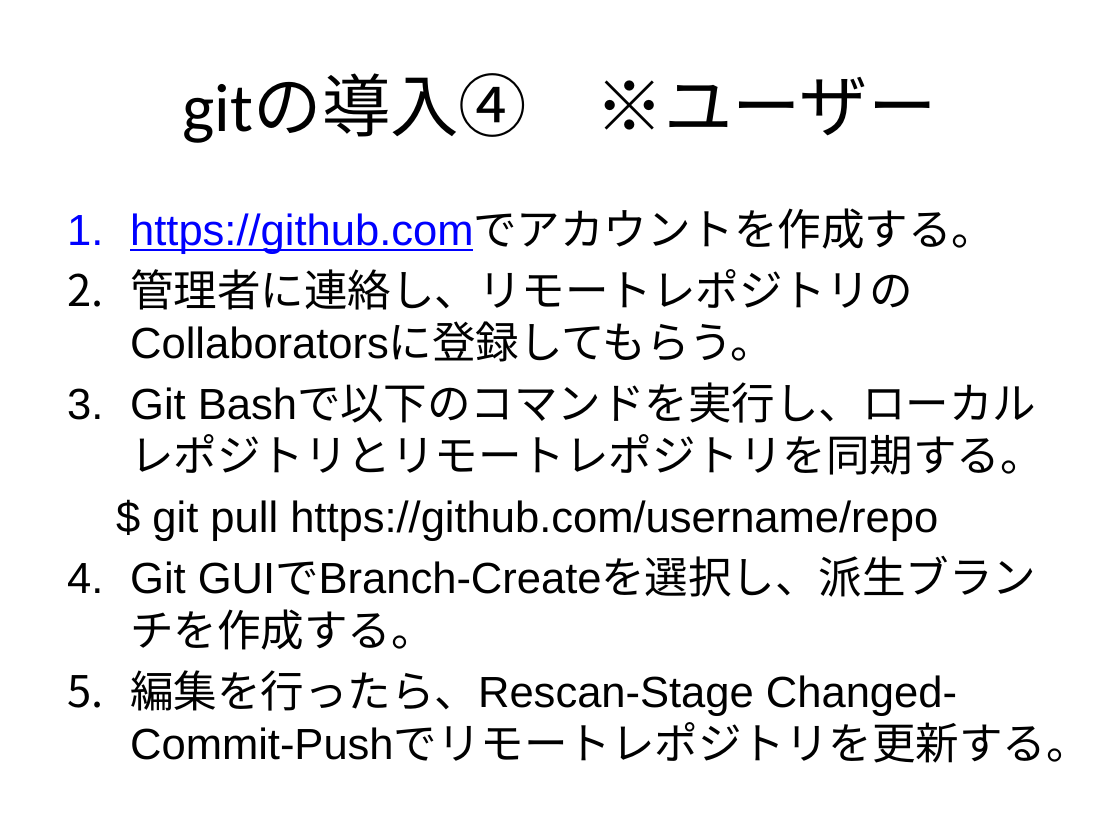
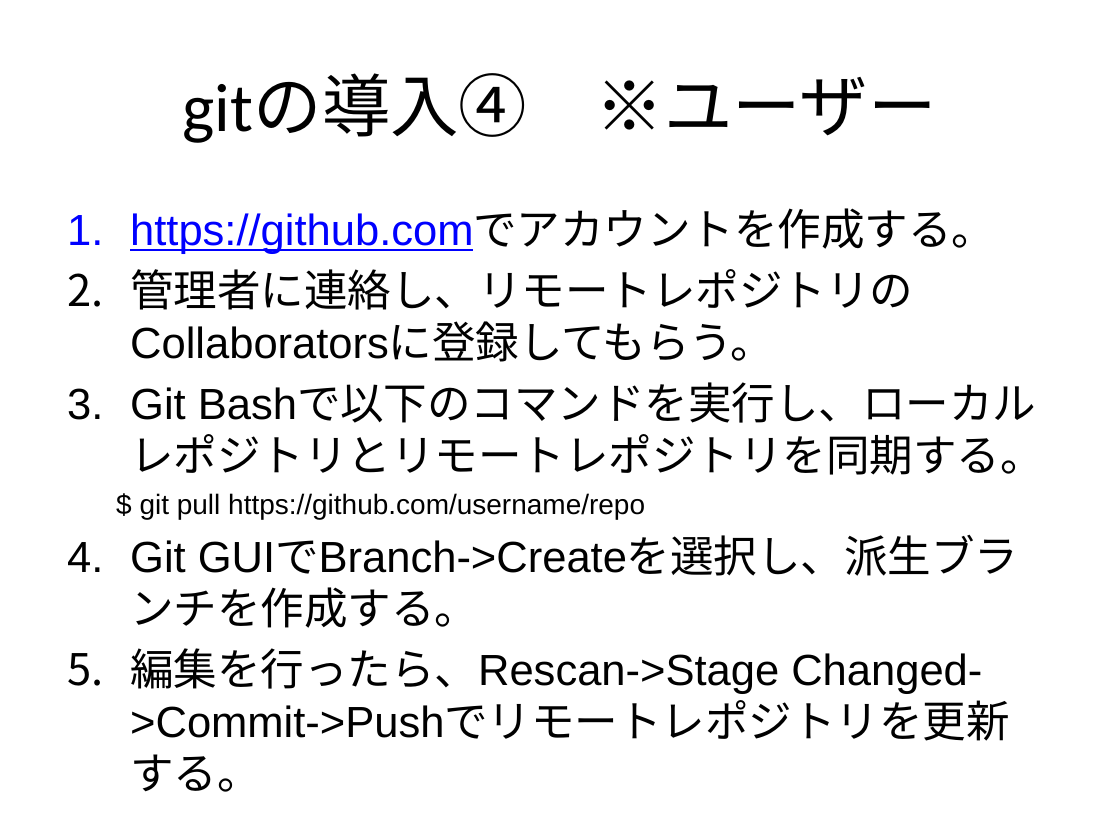
Before and after one commit to RyutaroMayumi/git_research, a slide deck: slide 9 of KK01_git.pptx (slide 10 before the commit). Drawn at 1120x840 pixels with LibreOffice and Linux fonts; fonts in the diff are those of the drawing. Boxes give left, top, right and bottom in pixels: in the first picture for what was removed or moved away, otherwise in the second. Text is boxed around its words. In the diff, an @@ line names an element or a change of style, - is before the commit and + after.

```diff
--- a/KK01_git.pptx
+++ b/KK01_git.pptx
@@ text at (140, 493, 645, 519): size 28 to 18 pt in "$ git pull https://github.com/username/repo"; less space between paragraphs @@
@@ text at (130, 537, 1019, 792): text changed @@
-4. Git GUIでBranch-Createを選択し、派生ブランチを作成する。
-5. 編集を行ったら、Rescan-Stage Changed-Commit-Pushでリモートレポジトリを更新する。
+4. Git GUIでBranch->Createを選択し、派生ブランチを作成する。
+5. 編集を行ったら、Rescan->Stage Changed->Commit->Pushでリモートレポジトリを更新する。
```
Also in this commit, not shown: 4 other slides changed, 1 slide removed.
